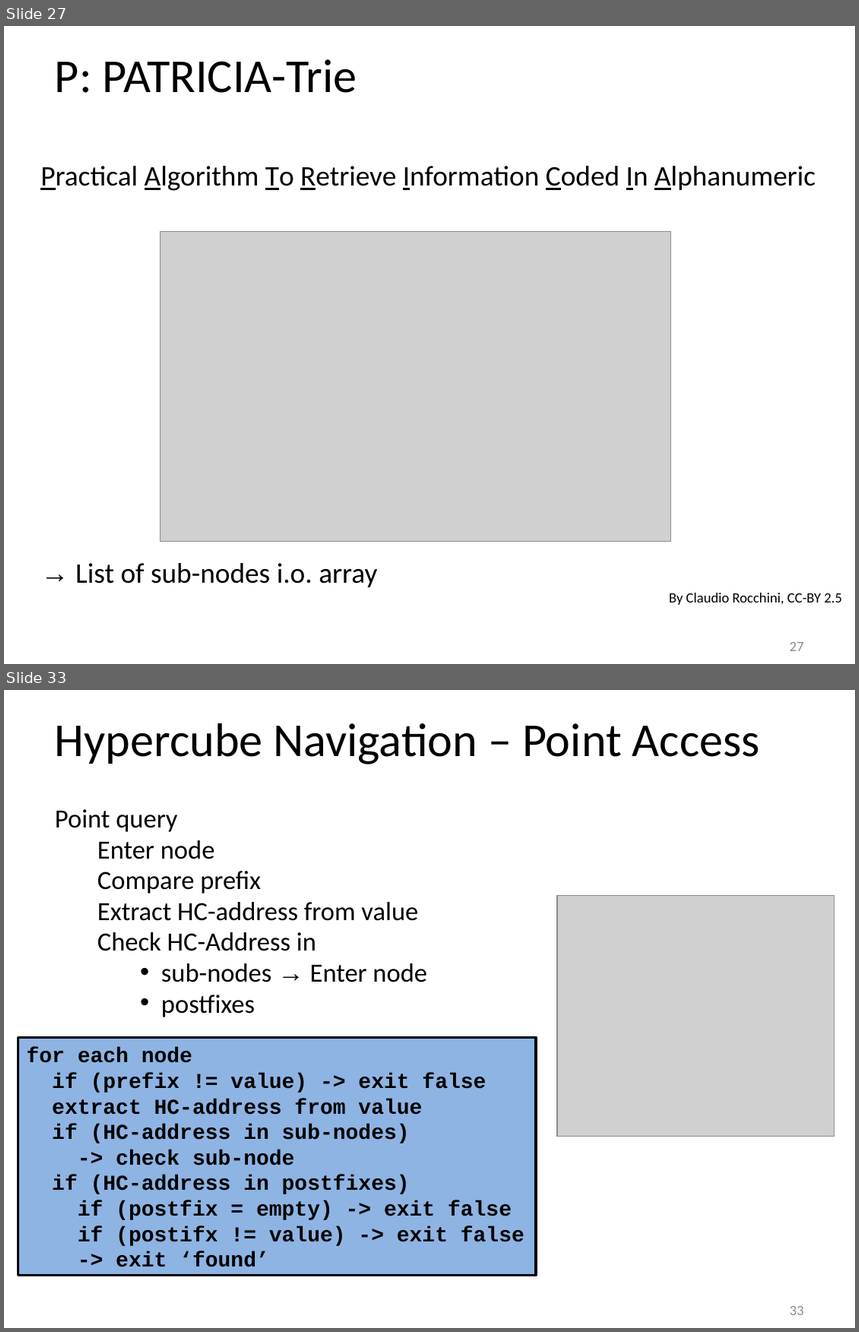
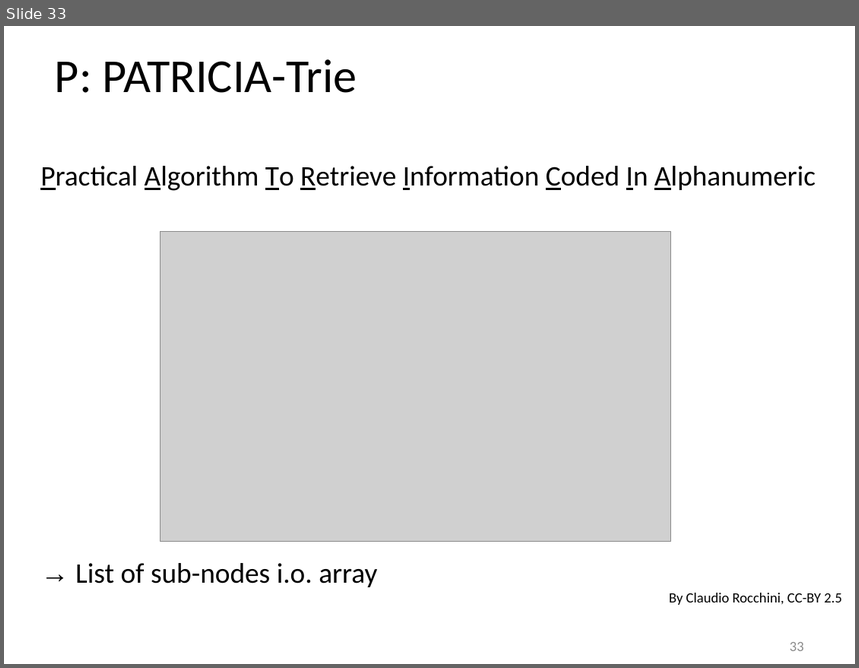
Before and after one commit to tzaeschke/phtree-site, a slide deck: originals/PH-tree-presentation-2018.odp. Shown one above the other, each under a label of ours: slides 27 and 33 before the commit, slide 33 after it; the slides between them are not shown. The pictures are 859x1332 and 859x668 pixels, drawn with LibreOffice and Linux fonts; fonts in the diff are those of the drawing; grey boxes stand for pictures. Boxes give left, top, right and bottom in pixels: in the first picture for what was removed or moved away, otherwise in the second. Text is boxed around its words. In the diff, an @@ line names an element or a change of style, - is before the commit and + after.

```diff
--- a/originals/PH-tree-presentation-2018.odp
+++ b/originals/PH-tree-presentation-2018.odp
@@ slide 33 removed at (4, 690, 855, 1328), background #FFFFFF @@
@@ text removed at (55, 723, 760, 764) @@
-Hypercube Navigation – Point Access
@@ text removed at (55, 809, 427, 1018) @@
-Point query
-Enter node
-Compare prefix
-Extract HC-address from value
-Check HC-Address in
-    • sub-nodes → Enter node
-    • postfixes
@@ picture removed at (557, 896, 835, 1137) @@
@@ rectangle removed at (18, 1037, 536, 1276) @@
-for each node
-if (prefix != value) -> exit false
-extract HC-address from value
-if (HC-address in sub-nodes)
--> check sub-node
-if (HC-address in postfixes)
-if (postfix = empty) -> exit false
-if (postifx != value) -> exit false
--> exit ‘found’
@@ page number removed at (790, 1306, 804, 1315) @@
-33
@@ what was slide 27 is now slide 33 @@
@@ page number at (790, 642, 804, 651): text changed @@
-27
+33
```
Also in this commit, not shown: 12 slides changed, 8 slides added, 11 other slides removed, 15 other files.
